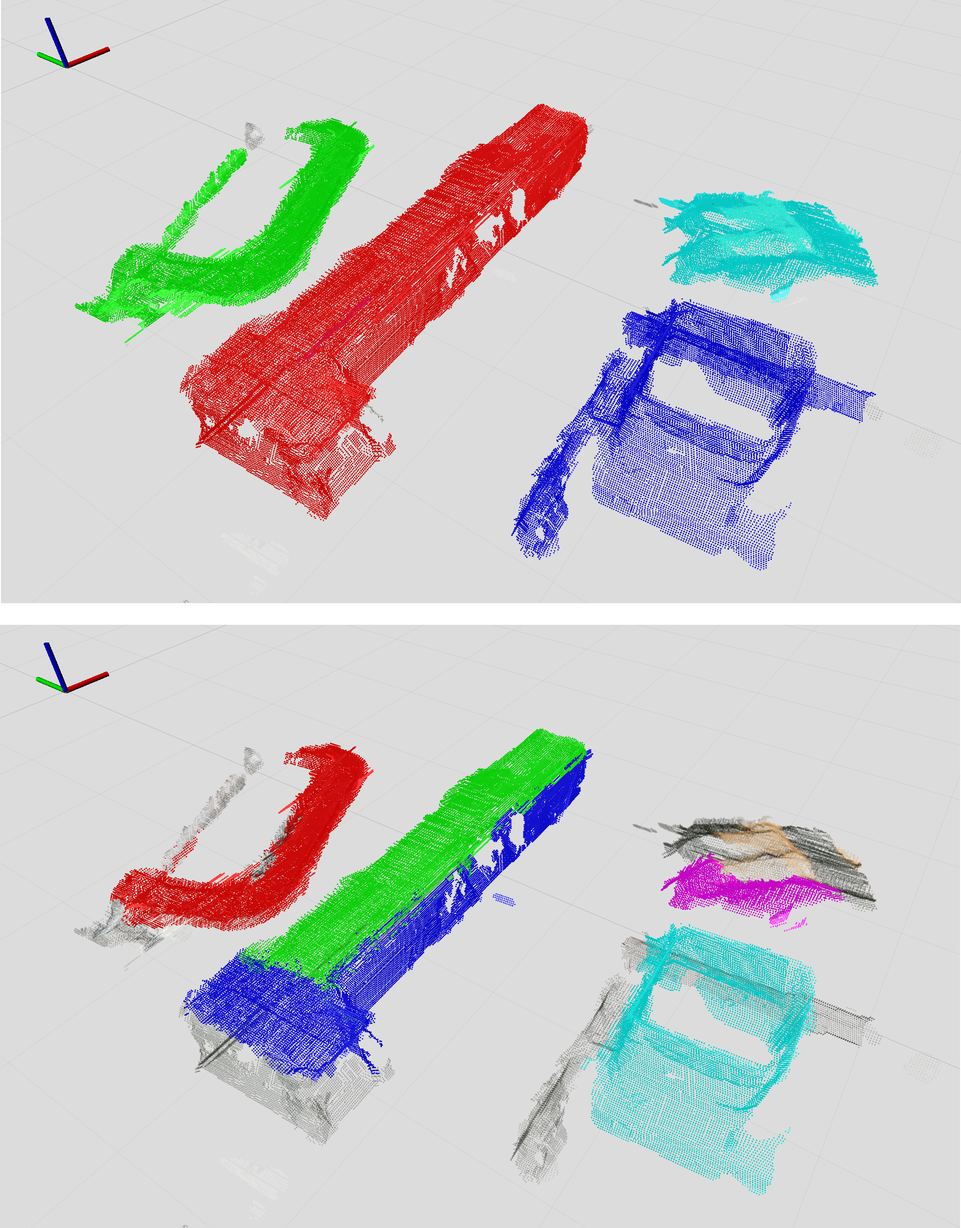
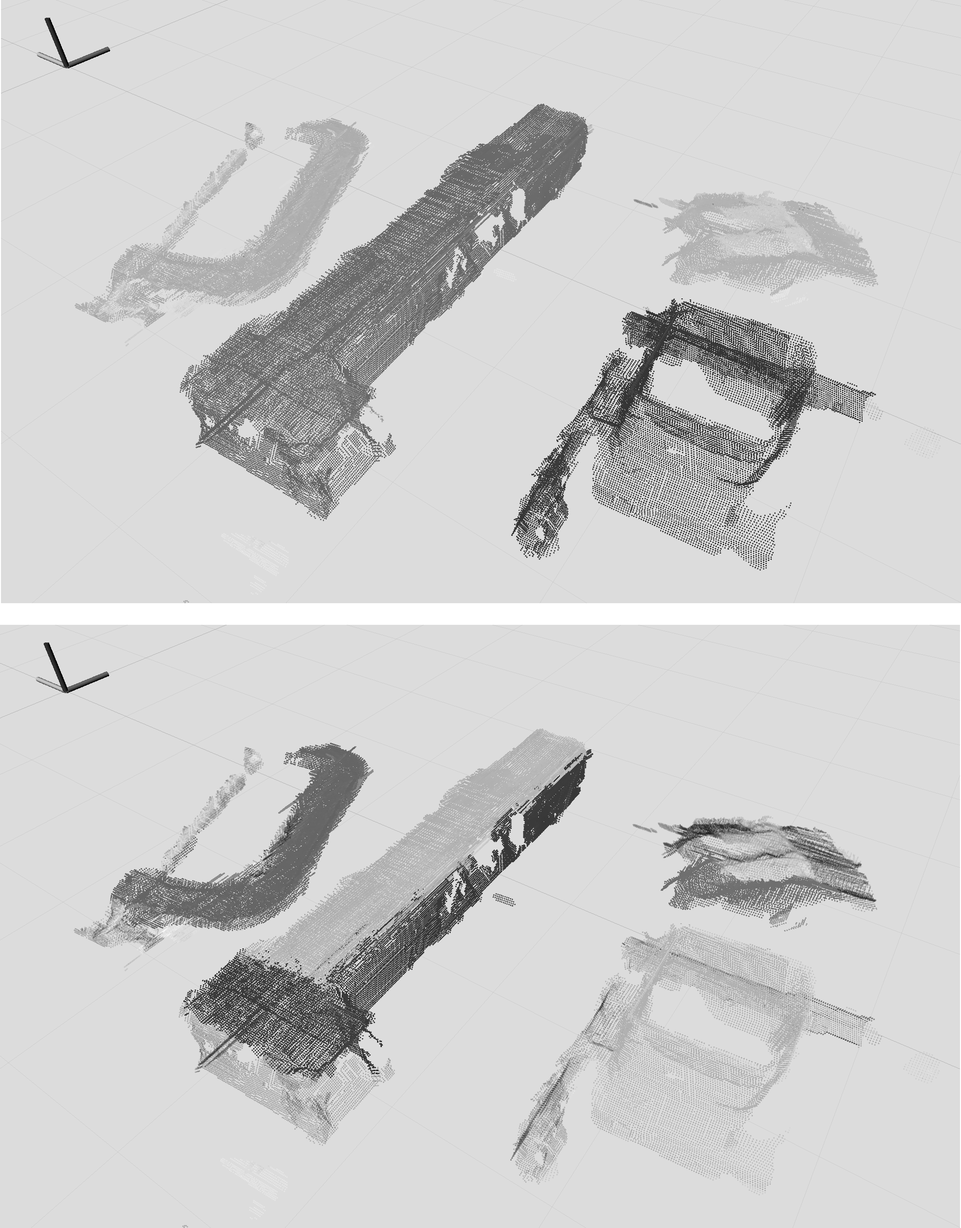
Comparing the layer stacks of the two 961px x 1228px images. Changes:
painted on "JMR-24-1459-Fig-15_color_ltgrey.png" over [0, 624, 960, 1228]
painted on "JMR-24-1459-Fig-15_euclidean_ltgrey.png" over [0, 0, 961, 604]
